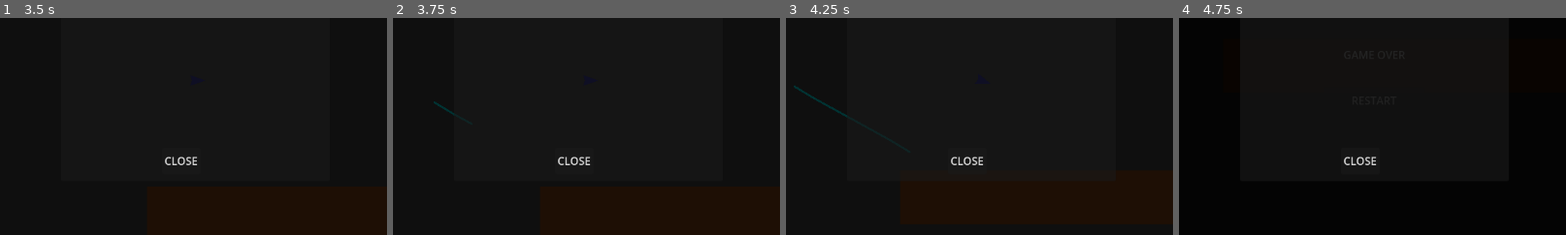
Above: before the commit, frames 1-4 (left to right).
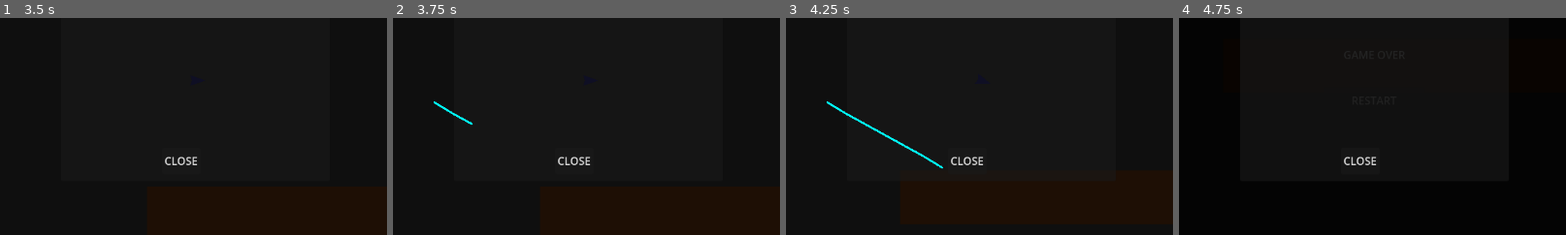
Above: after the commit, the same moments.

Repository: STUDIO-SINOKAYO/planegame
Game: Godot game, scene res://Scenes/level.tscn
The game is run twice, just before and just after one commit, with the same random seed, the same clock (stepped at 60 frames per second) and the same inputs.
Inputs (mouse positions are % of the whole screen's width and height, from its top left):
- Up to frame 1 (3.5 s): click "⚙️" at 0.5 s; click "⚙️" at 1.25 s; click "⚙️" at 2 s; tap Enter at 2.75 s; move the mouse to (72, 45) at 2.77 s; click (72, 45) at 2.92 s
- Up to frame 2 (3.75 s): tap Space at 3.5 s; drag from (30, 55) to (45, 70) at 3.52 s
- Up to frame 3 (4.25 s): no input
- Up to frame 4 (4.75 s): move the mouse to (60, 28) at 4.27 s; click (60, 28) at 4.42 s
The pictures show only the part of the screen within x 25-75%, y 36-86%; the shares and areas given below are measured in that part.

Frame 1 is identical in both runs. In frame 2, 0.1% of the frame differs, in the area x 10-21%, y 38-50%; in frame 3, 0.5%, in the area x 2-41%, y 31-70%; in frame 4, nothing differs.

Commit message:
draw on ui layer but stores world coords of the points too

Diff:
--- a/Scripts/Level.gd
+++ b/Scripts/Level.gd
@@ -5,6 +5,7 @@
 
 # Node references - grabbed automatically when scene loads
 @onready var plane: CharacterBody2D = $Plane
+@onready var ui: CanvasLayer = $UI  # UI layer for screen-space drawing
 @onready var stamina_bar: ProgressBar = $UI/StaminaContainer/StaminaBar
 @onready var game_over_screen: Control = $UI/GameOverScreen
 @onready var settings_button: Button = $UI/SettingsButton
@@ -37,12 +38,13 @@
 
 func setup_drawing():
 	# Create the cyan line that shows your drawing
+	# Put it in the UI layer so camera movement doesn't affect it
 	drawn_path_line = Line2D.new()
 	drawn_path_line.width = 3.0
 	drawn_path_line.default_color = Color.CYAN
 	drawn_path_line.joint_mode = Line2D.LINE_JOINT_ROUND
 	drawn_path_line.end_cap_mode = Line2D.LINE_CAP_ROUND
-	add_child(drawn_path_line)
+	ui.add_child(drawn_path_line)  # Add to UI layer instead of world space
 
 func _input(event):
 	if game_over:
@@ -52,41 +54,44 @@
 	if event is InputEventMouseButton:
 		if event.button_index == MOUSE_BUTTON_LEFT:
 			if event.pressed and current_stamina > 0:
-				# Important: get_global_mouse_position() works with cameras
+				# Use viewport mouse position for screen coordinates
+				var screen_pos = get_viewport().get_mouse_position()
+				# Use global mouse position for world coordinates (physics)
 				var world_pos = get_global_mouse_position()
-				start_drawing(world_pos)
+				start_drawing(screen_pos, world_pos)
 			else:
 				finish_drawing()
 
 	# Mouse dragging
 	elif event is InputEventMouseMotion:
 		if is_drawing and current_stamina > 0:
+			var screen_pos = get_viewport().get_mouse_position()
 			var world_pos = get_global_mouse_position()
-			continue_drawing(world_pos)
+			continue_drawing(screen_pos, world_pos)
 
-func start_drawing(mouse_pos: Vector2):
+func start_drawing(screen_pos: Vector2, world_pos: Vector2):
 	if current_stamina <= 0:
 		return
 
 	is_drawing = true
 	current_drawing.clear()
 	drawn_path_line.clear_points()
-	current_drawing.append(mouse_pos)
-	drawn_path_line.add_point(mouse_pos)
+	current_drawing.append(world_pos)          # Store world coords for physics
+	drawn_path_line.add_point(screen_pos)      # Draw at screen coords for UI
 
-func continue_drawing(mouse_pos: Vector2):
+func continue_drawing(screen_pos: Vector2, world_pos: Vector2):
 	if current_drawing.size() == 0 or current_stamina <= 0:
 		if current_stamina <= 0:
 			finish_drawing()  # Auto-stop when stamina runs out
 		return
 
 	var last_point = current_drawing[current_drawing.size() - 1]
-	var distance = mouse_pos.distance_to(last_point)
+	var distance = world_pos.distance_to(last_point)  # Check distance in world space
 
 	# Only add points that are far enough apart (keeps line smooth)
 	if distance >= min_point_distance:
-		current_drawing.append(mouse_pos)
-		drawn_path_line.add_point(mouse_pos)
+		current_drawing.append(world_pos)          # Store world coords for physics
+		drawn_path_line.add_point(screen_pos)      # Draw at screen coords for UI
 
 func finish_drawing():
 	is_drawing = false
--- /dev/null
+++ b/level.tscn
@@ -0,0 +1,302 @@
+[gd_scene load_steps=3 format=3 uid="uid://dx66sbmfruhvd"]
+
+[ext_resource type="Script" path="res://Level.gd" id="1_7q8xc"]
+
+[sub_resource type="GDScript" id="GDScript_u52ul"]
+script/source = "extends CharacterBody2D
+class_name PlayerPlane
+
+# Tunable physics parameters - mess with these in the editor
+@export var base_speed: float = 200.0           # How fast plane moves right
+@export var gravity: float = 100.0              # Downward pull
+@export var loop_speed_multiplier: float = 50.0 # Speed bonus per loop
+@export var rotation_speed: float = 5.0         # How fast plane rotates to face movement
+@export var wind_influence_radius: float = 100.0 # How close to drawn lines to feel wind
+@export var wind_force_strength: float = 800.0  # How strong the wind effect is
+
+# Game state stuff
+var wind_points = []                # Points from the currently drawn line
+var current_speed: float            # Actual speed (base + loop bonuses)
+var loop_count: int = 0             # How many loops detected
+var ground_level: float = 600.0     # Y position = death
+var game_started: bool = false      # Don't move until first line drawn
+var debug_wind_info: String = \"\"    # Debug text
+
+signal game_over
+
+func _ready():
+	current_speed = base_speed
+
+func _physics_process(delta):
+	# Don't move until player draws first line
+	if not game_started:
+		velocity = Vector2.ZERO
+		return
+
+	# Core physics: gravity + rightward movement
+	velocity.y += gravity * delta
+	velocity.x = current_speed
+
+	# Apply wind forces from nearby drawn lines (the main mechanic!)
+	apply_wind_forces(delta)
+
+	# Always point the plane towards where it's moving
+	if velocity.length() > 0:
+		var target_rotation = velocity.normalized().angle()
+		rotation = lerp_angle(rotation, target_rotation, rotation_speed * delta)
+
+	move_and_slide()
+
+	# Check if we hit the ground = game over
+	if global_position.y >= ground_level:
+		emit_signal(\"game_over\")
+
+func set_wind_path(points: Array, detected_loops: int = 0):
+	# Called when player finishes drawing a line
+	wind_points = points.duplicate()
+	loop_count = detected_loops
+
+	# Start physics on first line drawn
+	if not game_started:
+		game_started = true
+
+	# More loops = faster plane!
+	current_speed = base_speed + (loop_count * loop_speed_multiplier)
+
+func apply_wind_forces(delta):
+	# This is the core mechanic: drawn lines create wind that pushes the plane around
+	# Instead of following paths rigidly, plane gets \"blown\" by nearby line segments
+	if wind_points.size() < 2:
+		debug_wind_info = \"No wind points\"
+		return
+
+	var total_wind_force = Vector2.ZERO
+	var influences = 0
+	var closest_distance = INF
+
+	# Check each segment of the drawn line
+	for i in range(wind_points.size() - 1):
+		var segment_start = wind_points[i]
+		var segment_end = wind_points[i + 1]
+
+		# Find closest point on this line segment to the plane
+		var closest_point = get_closest_point_on_segment(global_position, segment_start, segment_end)
+		var distance = global_position.distance_to(closest_point)
+		closest_distance = min(closest_distance, distance)
+
+		# If close enough, apply wind force
+		if distance < wind_influence_radius:
+			# Wind direction = along the line segment
+			var wind_direction = (segment_end - segment_start).normalized()
+
+			# Closer = stronger effect (squared falloff for smooth feel)
+			var influence_strength = 1.0 - (distance / wind_influence_radius)
+			influence_strength = influence_strength * influence_strength
+
+			var wind_force = wind_direction * wind_force_strength * influence_strength
+
+			# Extra lift for upward lines (helps counter gravity)
+			if wind_direction.y < 0:  # Line goes up
+				wind_force.y *= 2.0
+
+			total_wind_force += wind_force
+			influences += 1
+
+	# Debug info for troubleshooting
+	debug_wind_info = \"Influences: \" + str(influences) + \" | Closest: \" + str(int(closest_distance)) + \" | Force: \" + str(total_wind_force)
+
+	# Apply the wind to plane velocity
+	if influences > 0:
+		var average_force = total_wind_force / influences
+		velocity += average_force * delta
+
+func get_closest_point_on_segment(point: Vector2, segment_start: Vector2, segment_end: Vector2) -> Vector2:
+	# Math utility: find closest point on a line segment to the plane
+	# Used to calculate how close plane is to each drawn line segment
+	var segment = segment_end - segment_start
+	var segment_length_squared = segment.length_squared()
+
+	if segment_length_squared == 0:
+		return segment_start
+
+	# Project point onto line and clamp to segment bounds
+	var t = (point - segment_start).dot(segment) / segment_length_squared
+	t = clamp(t, 0.0, 1.0)  # Keep within segment (not infinite line)
+
+	return segment_start + t * segment
+
+func reset_plane():
+	# Reset everything for new game
+	wind_points.clear()
+	loop_count = 0
+	current_speed = base_speed
+	game_started = false
+"
+
+[node name="Level" type="Node2D"]
+script = ExtResource("1_7q8xc")
+
+[node name="Plane" type="CharacterBody2D" parent="."]
+position = Vector2(72, 407)
+script = SubResource("GDScript_u52ul")
+wind_influence_radius = 500.0
+
+[node name="PlaneVisual" type="Polygon2D" parent="Plane"]
+color = Color(0, 0, 1, 1)
+polygon = PackedVector2Array(15, 0, -8, 8, -5, 0, -8, -8)
+
+[node name="Camera2D" type="Camera2D" parent="Plane"]
+
+[node name="UI" type="CanvasLayer" parent="."]
+
+[node name="SettingsButton" type="Button" parent="UI"]
+offset_left = 20.0
+offset_top = 20.0
+offset_right = 80.0
+offset_bottom = 80.0
+text = "⚙️"
+flat = true
+
+[node name="StaminaContainer" type="Control" parent="UI"]
+layout_mode = 3
+anchors_preset = 1
+anchor_left = 1.0
+anchor_right = 1.0
+offset_left = -220.0
+offset_top = 20.0
+offset_right = -20.0
+offset_bottom = 50.0
+grow_horizontal = 0
+
+[node name="StaminaBar" type="ProgressBar" parent="UI/StaminaContainer"]
+layout_mode = 1
+anchors_preset = 15
+anchor_right = 1.0
+anchor_bottom = 1.0
+grow_horizontal = 2
+grow_vertical = 2
+value = 100.0
+show_percentage = false
+
+[node name="GameOverScreen" type="Control" parent="UI"]
+visible = false
+layout_mode = 3
+anchors_preset = 15
+anchor_right = 1.0
+anchor_bottom = 1.0
+grow_horizontal = 2
+grow_vertical = 2
+
+[node name="Background" type="ColorRect" parent="UI/GameOverScreen"]
+layout_mode = 1
+anchors_preset = 15
+anchor_right = 1.0
+anchor_bottom = 1.0
+grow_horizontal = 2
+grow_vertical = 2
+color = Color(0, 0, 0, 0.7)
+
+[node name="GameOverLabel" type="Label" parent="UI/GameOverScreen"]
+layout_mode = 1
+anchors_preset = 8
+anchor_left = 0.5
+anchor_top = 0.5
+anchor_right = 0.5
+anchor_bottom = 0.5
+offset_left = -100.0
+offset_top = -50.0
+offset_right = 100.0
+offset_bottom = -20.0
+grow_horizontal = 2
+grow_vertical = 2
+text = "GAME OVER"
+horizontal_alignment = 1
+
+[node name="RestartButton" type="Button" parent="UI/GameOverScreen"]
+layout_mode = 1
+anchors_preset = 8
+anchor_left = 0.5
+anchor_top = 0.5
+anchor_right = 0.5
+anchor_bottom = 0.5
+offset_left = -75.0
+offset_top = 10.0
+offset_right = 75.0
+offset_bottom = 50.0
+grow_horizontal = 2
+grow_vertical = 2
+text = "RESTART"
+
+[node name="SettingsPanel" type="Control" parent="UI"]
+visible = false
+layout_mode = 3
+anchors_preset = 15
+anchor_right = 1.0
+anchor_bottom = 1.0
+grow_horizontal = 2
+grow_vertical = 2
+
+[node name="Background" type="ColorRect" parent="UI/SettingsPanel"]
+layout_mode = 1
+anchors_preset = 15
+anchor_right = 1.0
+anchor_bottom = 1.0
+grow_horizontal = 2
+grow_vertical = 2
+color = Color(0, 0, 0, 0.8)
+
+[node name="Panel" type="Panel" parent="UI/SettingsPanel"]
+layout_mode = 1
+anchors_preset = 8
+anchor_left = 0.5
+anchor_top = 0.5
+anchor_right = 0.5
+anchor_bottom = 0.5
+offset_left = -200.0
+offset_top = -150.0
+offset_right = 200.0
+offset_bottom = 150.0
+grow_horizontal = 2
+grow_vertical = 2
+
+[node name="SettingsLabel" type="Label" parent="UI/SettingsPanel/Panel"]
+layout_mode = 1
+anchors_preset = 10
+anchor_right = 1.0
+offset_bottom = 50.0
+grow_horizontal = 2
+text = "SETTINGS"
+horizontal_alignment = 1
+vertical_alignment = 1
+
+[node name="CloseButton" type="Button" parent="UI/SettingsPanel/Panel"]
+layout_mode = 1
+anchors_preset = 2
+anchor_top = 1.0
+anchor_bottom = 1.0
+offset_left = 150.0
+offset_top = -50.0
+offset_right = 200.0
+offset_bottom = -10.0
+grow_vertical = 0
+text = "CLOSE"
+
+[node name="Ground" type="ColorRect" parent="."]
+anchors_preset = 14
+anchor_top = 0.5
+anchor_right = 1.0
+anchor_bottom = 0.5
+offset_top = 565.0
+offset_right = 1152.0
+offset_bottom = 645.0
+grow_horizontal = 2
+grow_vertical = 2
+size_flags_vertical = 8
+color = Color(0.6, 0.3, 0.1, 1)
+
+[node name="ParallaxBackground" type="ParallaxBackground" parent="."]
+
+[connection signal="game_over" from="Plane" to="." method="_on_game_over"]
+[connection signal="pressed" from="UI/SettingsButton" to="." method="_on_settings_pressed"]
+[connection signal="pressed" from="UI/GameOverScreen/RestartButton" to="." method="_on_restart_pressed"]
+[connection signal="pressed" from="UI/SettingsPanel/Panel/CloseButton" to="." method="_on_close_settings_pressed"]
